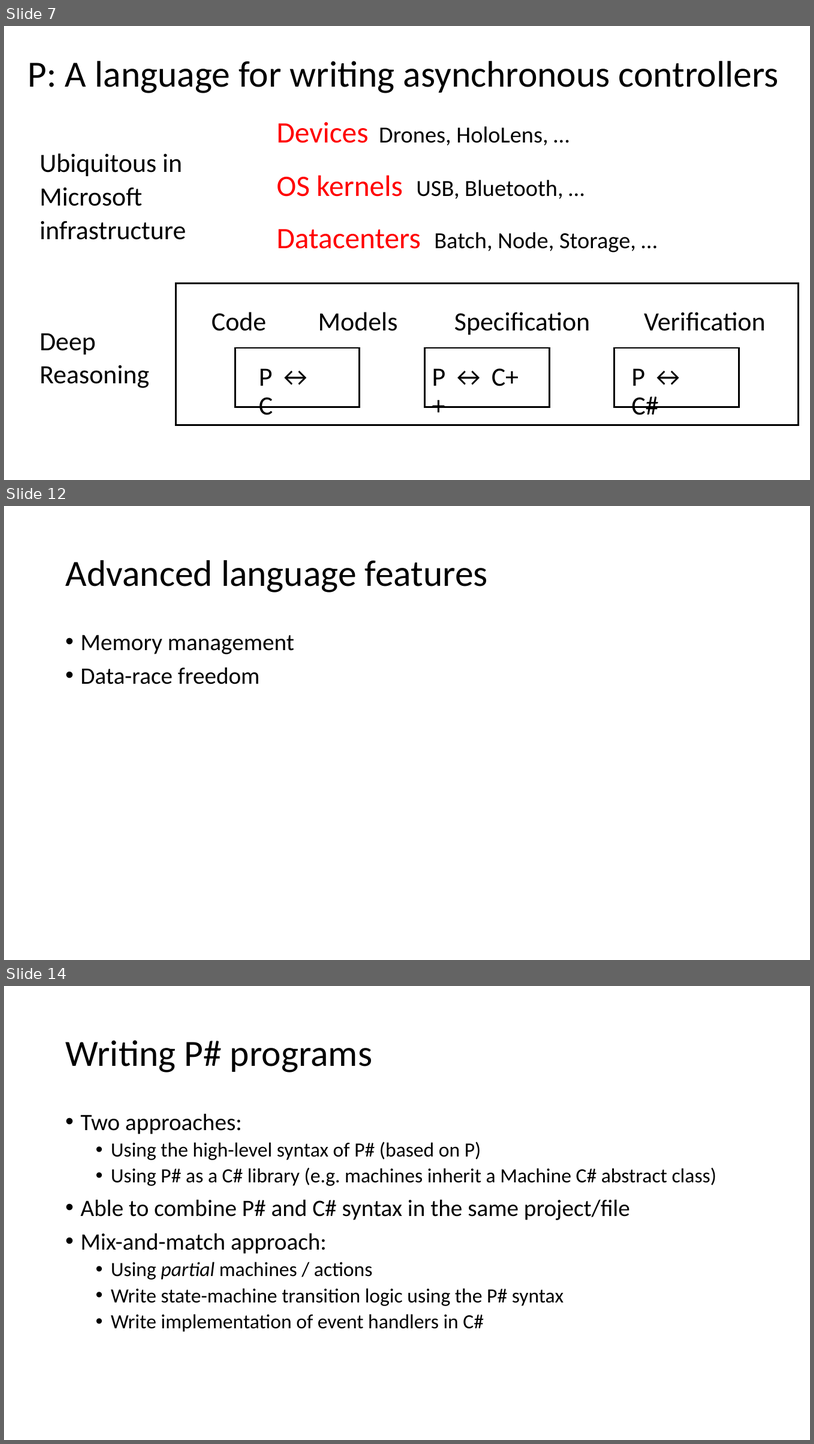
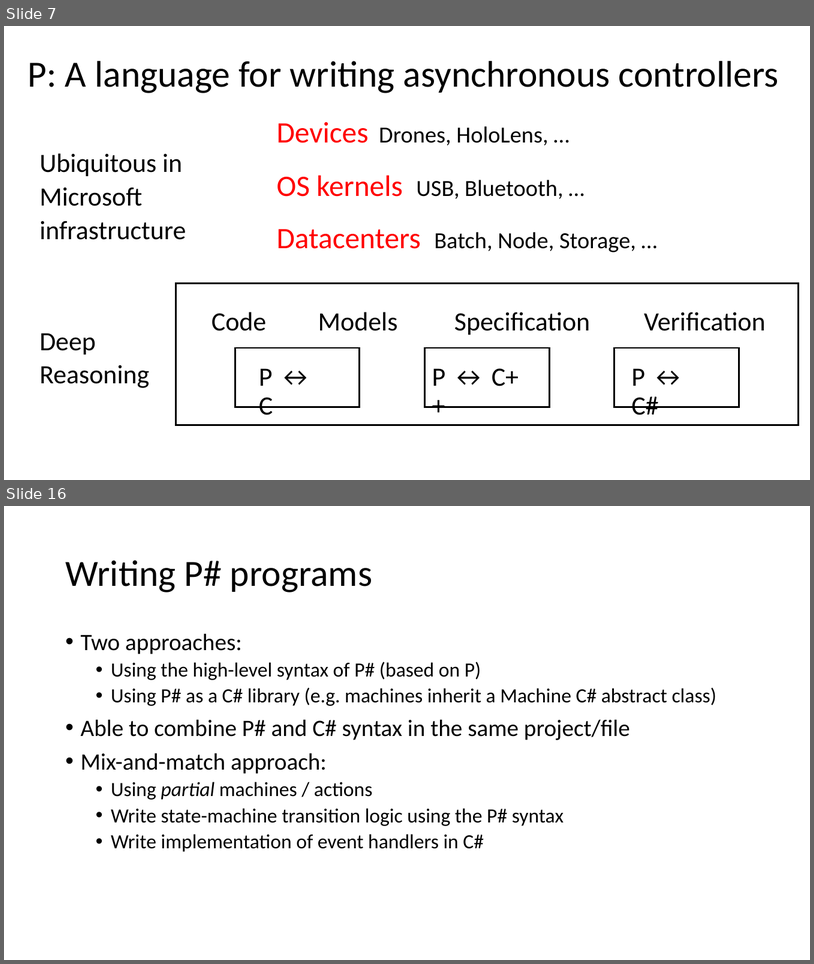
Before and after one commit to p-org/P, a slide deck: Tutorial/P-tutorial.pptx. Shown one above the other, each under a label of ours: slides 7, 12 and 14 before the commit, slides 7 and 16 after it; the slides between them are not shown. The pictures are 814x1444 and 814x964 pixels, drawn with LibreOffice and Linux fonts; fonts in the diff are those of the drawing. Boxes give left, top, right and bottom in pixels: in the first picture for what was removed or moved away, otherwise in the second. Text is boxed around its words. In the diff, an @@ line names an element or a change of style, - is before the commit and + after.

```diff
--- a/Tutorial/P-tutorial.pptx
+++ b/Tutorial/P-tutorial.pptx
@@ slide 12 removed at box(4, 506, 810, 960), background #FFFFFF @@
@@ title removed at box(65, 560, 488, 592) @@
-Advanced language features
@@ text removed at box(81, 635, 294, 684) @@
-• Memory management
-• Data-race freedom
@@ what was slide 14 is now slide 16 @@
```
Also in this commit, not shown: 4 slides changed, 6 slides added, 3 other slides removed, 1 other file.
